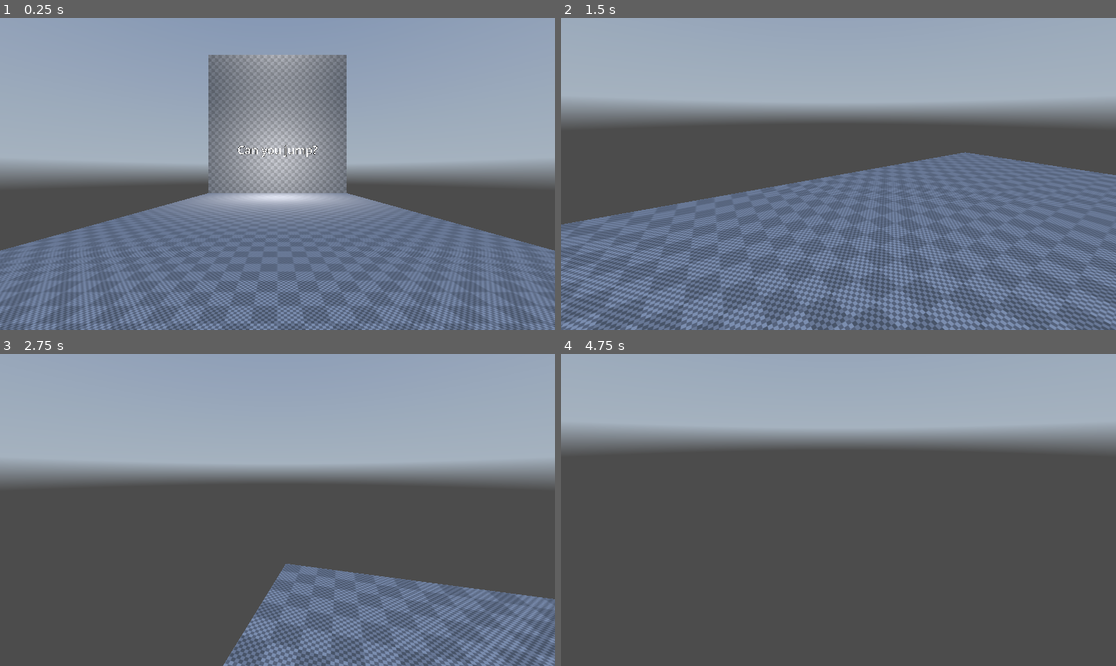
Above: before the commit, frames 1-4 (two rows, left to right).
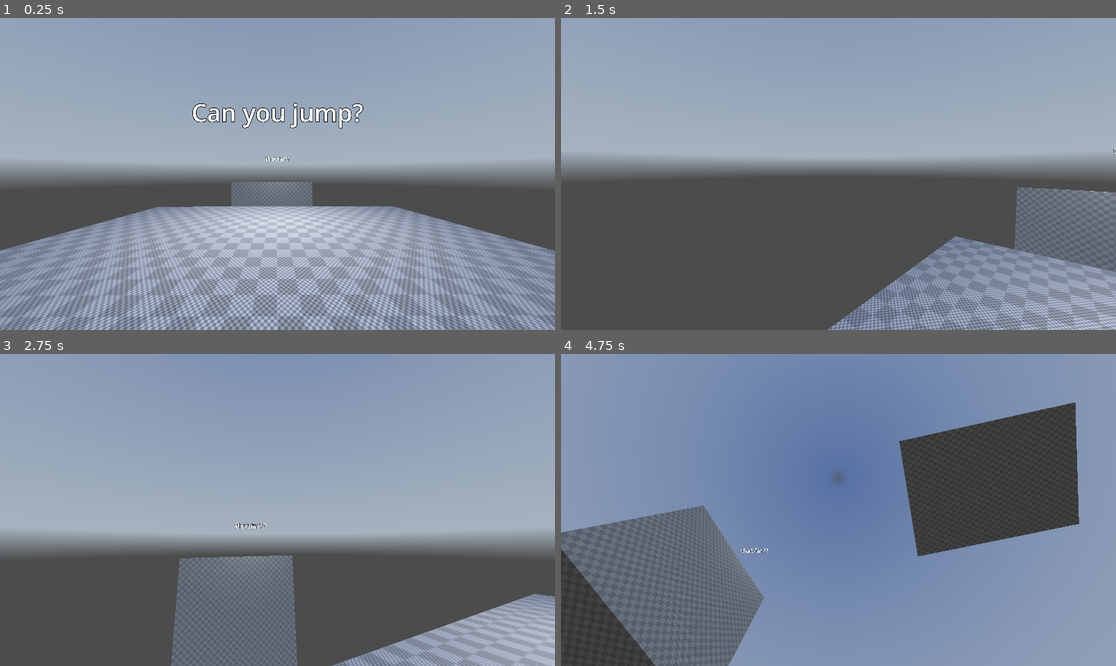
Above: after the commit, the same moments.

Repository: Nyedveg/Hop-Shot
Game: Godot game, scene res://Level Folder/Test_level.tscn
Two runs of this game, one before a commit and one after it. Both use one fixed random seed, a clock stepped at 60 frames per second and the inputs below. A sky picture missing from this copy of the repository is replaced by a grey-blue gradient.
Inputs (mouse positions are in pixels of both pictures, inside the frame that each line leads up to):
- Up to frame 1 (0.25 s): no input
- Up to frame 2 (1.5 s): move the mouse to (960, 158) at 0.52 s; press the mouse at (960, 158) at 0.53 s; hold D (move_right, bound only before the commit) 0.53-1.28 s; tap Space (jump) at 0.77, 0.8, 1.07, 1.35 s; move the mouse to (810, 174) at 1.27 s; release the mouse at (810, 174) at 1.28 s; hold W (move_up, bound only before the commit) from 1.28 s (still down)
- Up to frame 3 (2.75 s): keep holding W (move_up, bound only before the commit); tap Space (jump) at 1.52, 1.82, 2.3 s; click (249, 510) at 1.55 s; move the mouse to (288, 503) at 2.02 s; press the mouse at (288, 503) at 2.03 s
- Up to frame 4 (4.75 s): move the mouse to (832, 516) at 2.77 s; release the mouse at (832, 516) at 2.78 s; click (832, 516) at 2.85 s; tap Space (jump) at 3.02, 3.32, 3.6, 3.77, 4.07, 4.52 s; move the mouse to (877, 513) at 3.52 s; tap Escape (ui_cancel) at 4.15 s; move the mouse to (672, 463) at 4.27 s; release W (move_up, bound only before the commit) at 4.28 s; hold A (move_left, bound only before the commit) from 4.28 s (still down); click (672, 463) at 4.35 s

The runs differ from the first frame. In frame 1, 40% of the frame differs, in the area x 0-100%, y 11-100%; in frame 2, 62%; in frame 3, 45%; in frame 4, 87%, in the area x 0-100%, y 0-100%.

Commit message:
Added different movement

Diff:
--- a/Level Folder/Test_level.tscn
+++ b/Level Folder/Test_level.tscn
@@ -6,28 +6,86 @@
 
 [sub_resource type="StandardMaterial3D" id="StandardMaterial3D_un7cd"]
 albedo_texture = ExtResource("2_2g3po")
-uv1_triplanar = true
+uv1_scale = Vector3(10, 10, 10)
 uv1_world_triplanar = true
+
+[sub_resource type="Animation" id="Animation_dffy3"]
+resource_name = "spin_y"
+length = 30.0
+tracks/0/type = "value"
+tracks/0/imported = false
+tracks/0/enabled = true
+tracks/0/path = NodePath(".:rotation")
+tracks/0/interp = 1
+tracks/0/loop_wrap = true
+tracks/0/keys = {
+"times": PackedFloat32Array(0, 30),
+"transitions": PackedFloat32Array(1, 1),
+"update": 0,
+"values": [Vector3(0, 0, 0), Vector3(0, 6.28319, 0)]
+}
+
+[sub_resource type="AnimationLibrary" id="AnimationLibrary_gdnhr"]
+_data = {
+"spin_y": SubResource("Animation_dffy3")
+}
+
+[sub_resource type="Animation" id="Animation_54fh3"]
+resource_name = "spin_y"
+length = 30.0
+tracks/0/type = "value"
+tracks/0/imported = false
+tracks/0/enabled = true
+tracks/0/path = NodePath(".:rotation")
+tracks/0/interp = 1
+tracks/0/loop_wrap = true
+tracks/0/keys = {
+"times": PackedFloat32Array(0, 30),
+"transitions": PackedFloat32Array(1, 1),
+"update": 0,
+"values": [Vector3(-0.0715585, 6.10516, 0.0122173), Vector3(-0.0720547, -0.177372, 0.0129043)]
+}
+
+[sub_resource type="AnimationLibrary" id="AnimationLibrary_clsy1"]
+_data = {
+"spin_y": SubResource("Animation_54fh3")
+}
 
 [node name="TestLevel" type="Node3D"]
 
 [node name="CharacterBody3D" parent="." instance=ExtResource("1_6ll7d")]
 
 [node name="CSGBox3D" type="CSGBox3D" parent="."]
-transform = Transform3D(10, 0, 0, 0, 0.1, 0, 0, 0, 50, 0, 0, -20)
+transform = Transform3D(10, 0, 8.74228e-06, 0, 0.1, 0, -1.74846e-06, 0, 50, 0, -0.258523, -1.99615)
 use_collision = true
+size = Vector3(1, 1, 0.279846)
 material = SubResource("StandardMaterial3D_un7cd")
+
+[node name="AnimationPlayer" type="AnimationPlayer" parent="CSGBox3D"]
+callback_mode_method = 1
+libraries = {
+"": SubResource("AnimationLibrary_gdnhr")
+}
+autoplay = "spin_y"
+speed_scale = 0.103
 
 [node name="WorldEnvironment" type="WorldEnvironment" parent="."]
 environment = ExtResource("3_4btyy")
 
 [node name="CSGBox3D2" type="CSGBox3D" parent="."]
-transform = Transform3D(10, 0, 0, 0, 10, 0, 0, 0, 10, 0, 5, -20)
+transform = Transform3D(9.84277, 0.00636245, -1.76632, 0.121857, 9.97366, 0.714974, 1.76212, -0.725257, 9.81677, 0, -5.15968, -29.5938)
 use_collision = true
 material = SubResource("StandardMaterial3D_un7cd")
 
+[node name="AnimationPlayer" type="AnimationPlayer" parent="CSGBox3D2"]
+libraries = {
+"": SubResource("AnimationLibrary_clsy1")
+}
+autoplay = "spin_y"
+speed_scale = -0.095
+
 [node name="GlowText" type="Node3D" parent="."]
-transform = Transform3D(1, 0, 0, 0, 1, 0, 0, 0, 1, 0, 2.80165, -11.8968)
+transform = Transform3D(1, 0, 0, 0, 1, 0, 0, 0, 1, 0, 2.80165, -5.74131)
 
 [node name="OmniLight3D" type="OmniLight3D" parent="GlowText"]
 light_energy = 1.955
@@ -40,7 +98,7 @@
 font_size = 128
 
 [node name="GlowText2" type="Node3D" parent="."]
-transform = Transform3D(1, 0, 0, 0, 1, 0, 0, 0, 1, 0, 12.168, -12.5651)
+transform = Transform3D(1, 0, 0, 0, 1, 0, 0, 0, 1, 0, 2.98746, -24.7274)
 
 [node name="OmniLight3D" type="OmniLight3D" parent="GlowText2"]
 light_energy = 1.955
@@ -49,5 +107,5 @@
 
 [node name="Label3D" type="Label3D" parent="GlowText2"]
 billboard = 1
-text = "lmao"
+text = "that far??"
 font_size = 128
--- a/Scripts/CharacterController.gd
+++ b/Scripts/CharacterController.gd
@@ -1,41 +1,59 @@
 extends CharacterBody3D
 
-@onready var camera = $Neck/Camera3D
-@onready var neck = $Neck
+#Movement variables
+const MAX_SPEED = 5.0
+const MAX_SPEED_AIR = 3.5
+const GROUND_ACCEL = 35
+const AIR_ACCEL = 25
+const FRICTION = 3.5
+const JUMP_VELOCITY = 4.5
+#Camera Variables
+@export var sensitivity = 0.5
+@export var yRotationLimit = 90
+@onready var camPivot = $Neck
 
-const SPEED = 5.0
-const JUMP_VELOCITY = 8.5
-const SENSITIVITY = 0.005
 
 # Get the gravity from the project settings to be synced with RigidBody nodes.
 var gravity = ProjectSettings.get_setting("physics/3d/default_gravity")
 
+func _input(event):
+	if event is InputEventMouseMotion:
+		rotate_y(deg_to_rad(-event.relative.x  * sensitivity))
+		camPivot.rotation_degrees.x += -event.relative.y  * sensitivity
+		camPivot.rotation_degrees.x = clamp(camPivot.rotation_degrees.x, -yRotationLimit, yRotationLimit)
 
-func _process(delta: float) -> void:
-	# Add the gravity.
-	if not is_on_floor():
+func _process(delta):
+	if Input.is_action_pressed("ui_cancel"):
+		Input.mouse_mode = Input.MOUSE_MODE_VISIBLE
+	if Input.is_action_pressed("fire"):
+		Input.mouse_mode = Input.MOUSE_MODE_CAPTURED
+
+func _physics_process(delta):
+	# Get the input direction and handle the movement/deceleration.
+	var input_dir = Input.get_vector("left", "right", "forward", "back")
+	var direction = (transform.basis * Vector3(input_dir.x, 0, input_dir.y)).normalized()
+
+	if is_on_floor():
+		velocity = accelerate(direction, delta, GROUND_ACCEL, MAX_SPEED)
+		#Apply friction
+		var speed = velocity.length()
+		if speed != 0:
+			var drop = speed * FRICTION * delta
+			velocity *= max(speed - drop, 0) / speed
+		# Handle Jump.
+		if Input.is_action_just_pressed("jump"):
+			velocity.y = JUMP_VELOCITY
+	else:
+		velocity = accelerate(direction, delta, AIR_ACCEL, MAX_SPEED_AIR)
 		velocity.y -= gravity * delta
-
-	# Get the input direction and handle the movement/deceleration.
-	# As good practice, you should replace UI actions with custom gameplay actions.
-	var input_dir := Input.get_vector("move_left", "move_right", "move_up", "move_down")
-	var direction = (neck.transform.basis * Vector3(input_dir.x, 0, input_dir.y)).normalized()
-	if direction:
-		velocity.x = direction.x * SPEED
-		velocity.z = direction.z * SPEED
-	else:
-		velocity.x = move_toward(velocity.x, 0, SPEED)
-		velocity.z = move_toward(velocity.z, 0, SPEED)
 
 	move_and_slide()
 
-func _unhandled_input(event: InputEvent) -> void:
-	if event is InputEventMouseButton:
-		Input.set_mouse_mode(Input.MOUSE_MODE_CAPTURED)
-	elif event.is_action_pressed("ui_cancel"):
-		Input.set_mouse_mode(Input.MOUSE_MODE_VISIBLE)
-	if Input.get_mouse_mode() == Input.MOUSE_MODE_CAPTURED:
-		if event is InputEventMouseMotion:
-			neck.rotate_y(-event.relative.x * SENSITIVITY)
-			camera.rotate_x(-event.relative.y * SENSITIVITY)
-			camera.rotation.x = clamp(camera.rotation.x, deg_to_rad(-70), deg_to_rad(80))
+func accelerate(dir, delta, accel_type, max_velocity):
+	var proj_vel = velocity.dot(dir)
+	var accel_vel = accel_type * delta
+
+	if (proj_vel + accel_vel > max_velocity):
+		accel_vel = max_velocity - proj_vel
+
+	return velocity + (dir * accel_vel)
--- a/project.godot
+++ b/project.godot
@@ -22,22 +22,22 @@
 
 [input]
 
-move_left={
+left={
 "deadzone": 0.5,
 "events": [Object(InputEventKey,"resource_local_to_scene":false,"resource_name":"","device":-1,"window_id":0,"alt_pressed":false,"shift_pressed":false,"ctrl_pressed":false,"meta_pressed":false,"pressed":false,"keycode":0,"physical_keycode":65,"key_label":0,"unicode":97,"echo":false,"script":null)
 ]
 }
-move_up={
+forward={
 "deadzone": 0.5,
 "events": [Object(InputEventKey,"resource_local_to_scene":false,"resource_name":"","device":-1,"window_id":0,"alt_pressed":false,"shift_pressed":false,"ctrl_pressed":false,"meta_pressed":false,"pressed":false,"keycode":0,"physical_keycode":87,"key_label":0,"unicode":119,"echo":false,"script":null)
 ]
 }
-move_down={
+back={
 "deadzone": 0.5,
 "events": [Object(InputEventKey,"resource_local_to_scene":false,"resource_name":"","device":-1,"window_id":0,"alt_pressed":false,"shift_pressed":false,"ctrl_pressed":false,"meta_pressed":false,"pressed":false,"keycode":0,"physical_keycode":83,"key_label":0,"unicode":115,"echo":false,"script":null)
 ]
 }
-move_right={
+right={
 "deadzone": 0.5,
 "events": [Object(InputEventKey,"resource_local_to_scene":false,"resource_name":"","device":-1,"window_id":0,"alt_pressed":false,"shift_pressed":false,"ctrl_pressed":false,"meta_pressed":false,"pressed":false,"keycode":0,"physical_keycode":68,"key_label":0,"unicode":100,"echo":false,"script":null)
 ]
@@ -47,3 +47,8 @@
 "events": [Object(InputEventKey,"resource_local_to_scene":false,"resource_name":"","device":-1,"window_id":0,"alt_pressed":false,"shift_pressed":false,"ctrl_pressed":false,"meta_pressed":false,"pressed":false,"keycode":0,"physical_keycode":32,"key_label":0,"unicode":32,"echo":false,"script":null)
 ]
 }
+fire={
+"deadzone": 0.5,
+"events": [Object(InputEventMouseButton,"resource_local_to_scene":false,"resource_name":"","device":-1,"window_id":0,"alt_pressed":false,"shift_pressed":false,"ctrl_pressed":false,"meta_pressed":false,"button_mask":1,"position":Vector2(86, 22),"global_position":Vector2(90, 63),"factor":1.0,"button_index":1,"canceled":false,"pressed":true,"double_click":false,"script":null)
+]
+}
Not shown: 1 places in Level Folder/Test_level.tscn that only renumber resources
Not shown, removed: aaa.txt
